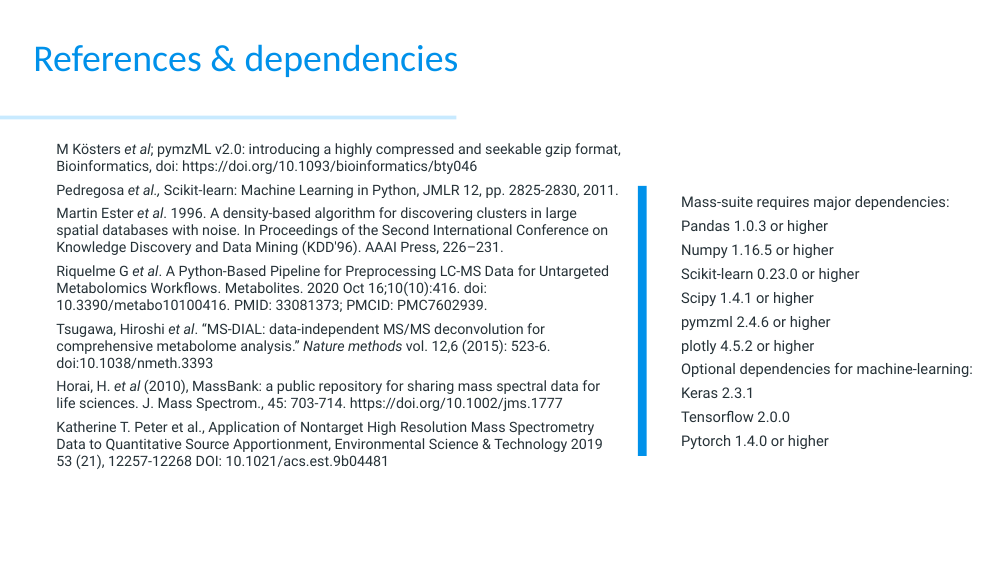
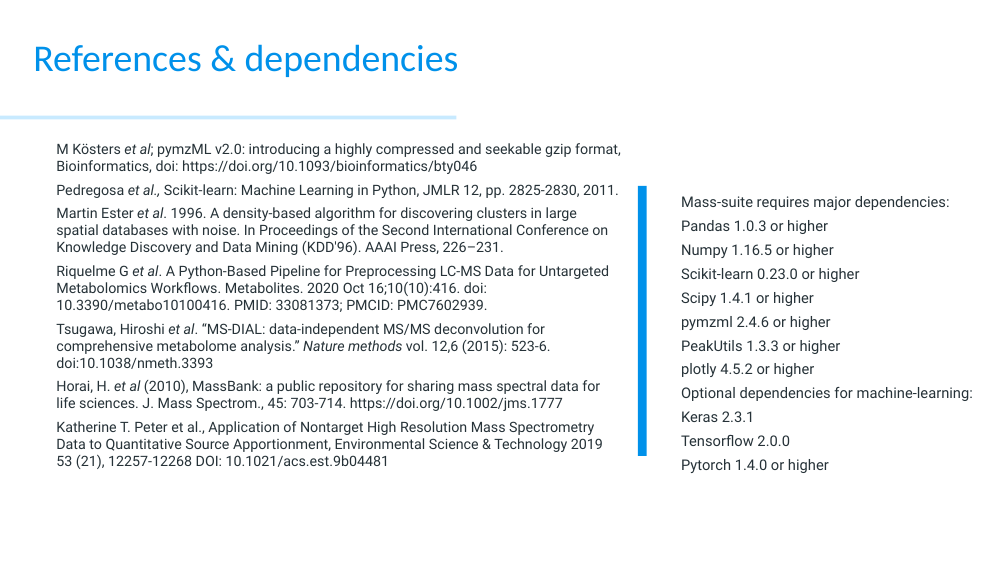
Before and after one commit to XiminHu/mass-suite, a slide deck: slide 21 of doc/20210326 ACS presentation.pptx. Drawn at 1008x567 pixels with LibreOffice and Linux fonts; fonts in the diff are those of the drawing; background and template pictures are left out. Boxes give left, top, right and bottom in pixels: in the first picture for what was removed or moved away, otherwise in the second. Text is boxed around its words. In the diff, an @@ line names an element or a change of style, - is before the commit and + after.

```diff
--- a/doc/20210326 ACS presentation.pptx
+++ b/doc/20210326 ACS presentation.pptx
@@ text at [681, 340, 841, 354]: paragraph added @@
+PeakUtils 1.3.3 or higher
```
Also in this commit, not shown: 5 other slides changed.
